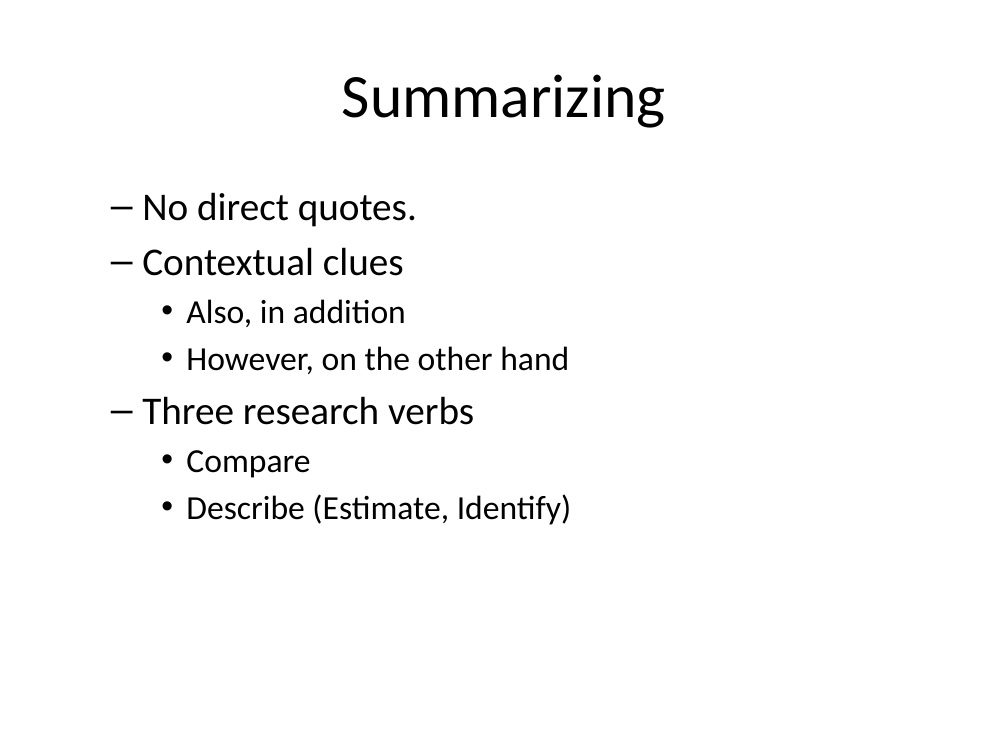
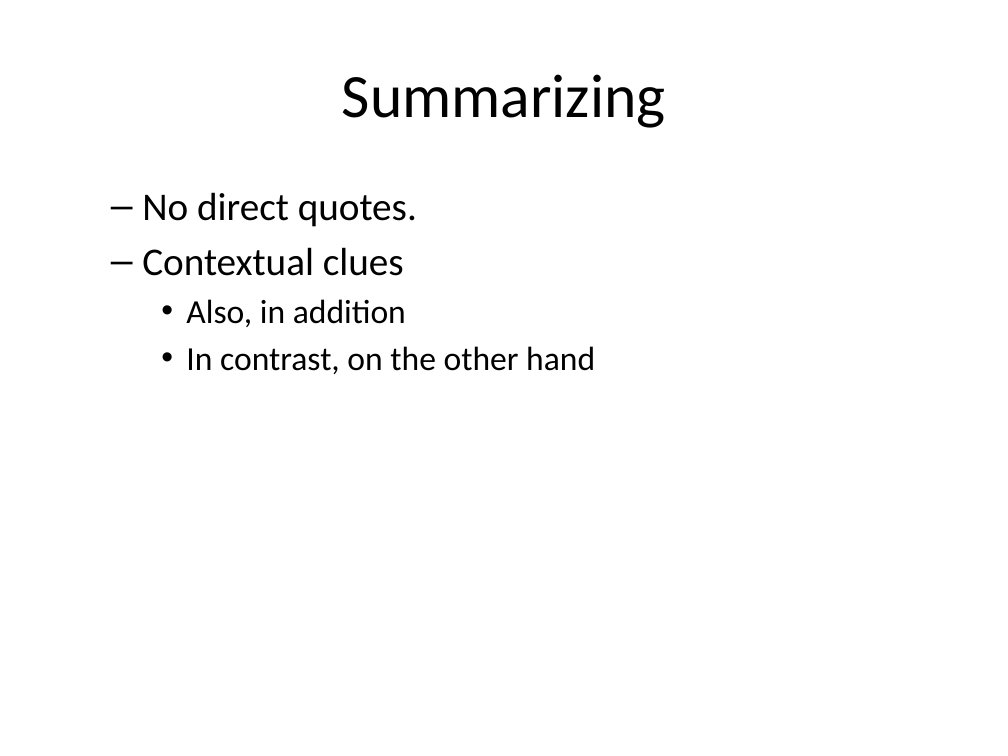
Before and after one commit to classes-medb/5510, a slide deck: slide 11 of doc/video-03-literature-review.pptx (slide 9 before the commit). Drawn at 1008x756 pixels with LibreOffice and Linux fonts; fonts in the diff are those of the drawing. Boxes give left, top, right and bottom in pixels: in the first picture for what was removed or moved away, otherwise in the second. Text is boxed around its words. In the diff, an @@ line names an element or a change of style, - is before the commit and + after.

```diff
--- a/doc/video-03-literature-review.pptx
+++ b/doc/video-03-literature-review.pptx
@@ text at (186, 346, 595, 374): text changed @@
-    • However, on the other hand
-  – Three research verbs
-    • Compare
-    • Describe (Estimate, Identify)
+    • In contrast, on the other hand
```
Also in this commit, not shown: 9 other slides changed, 8 slides added, 15 slides removed, 8 other files.
